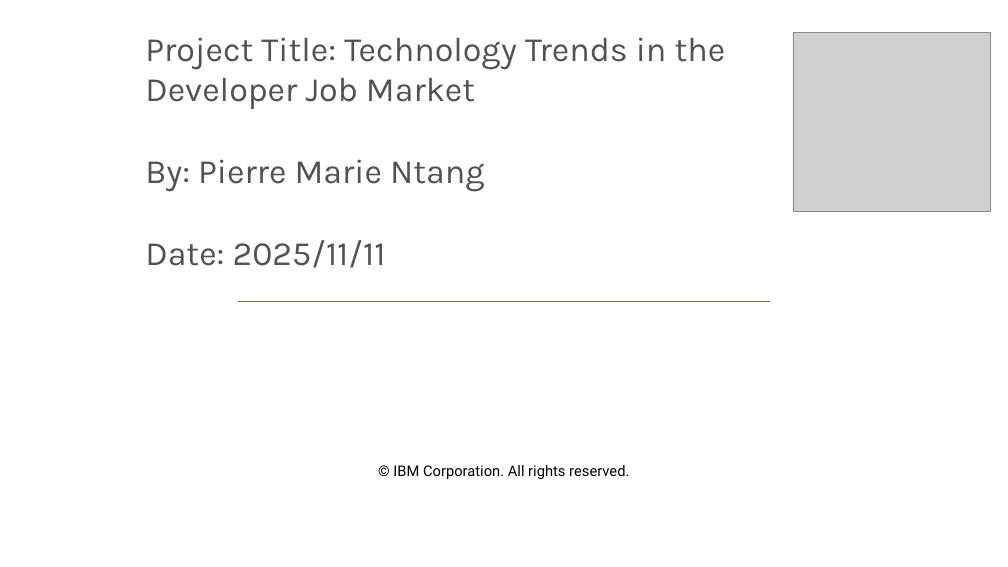
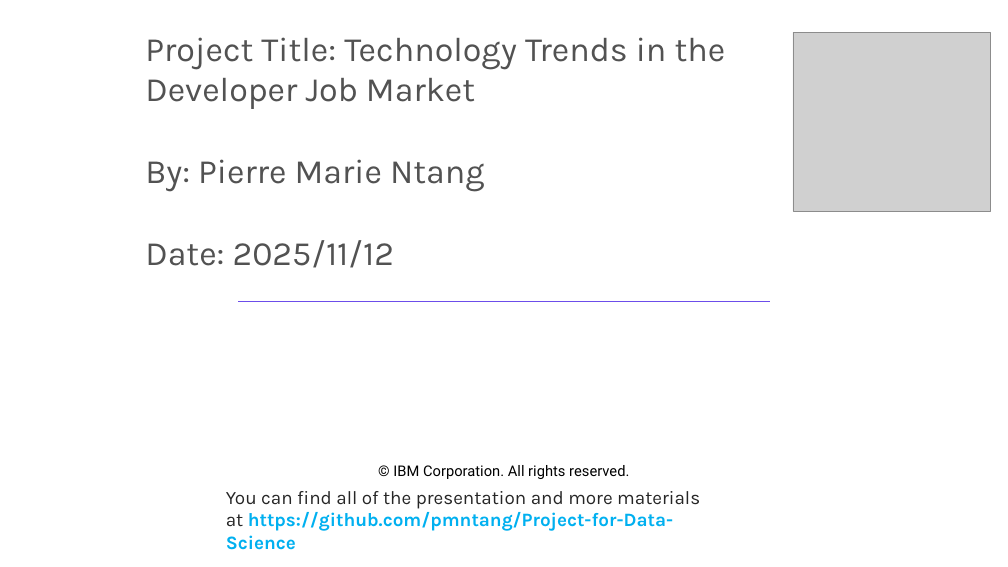
Before and after one commit to pmntang/Project-for-Data-Science, a slide deck: slide 1 of DataAnalystPresentation.pptx. Drawn at 1008x567 pixels with LibreOffice and Linux fonts; fonts in the diff are those of the drawing; grey boxes stand for pictures; background and template pictures are left out. Boxes give left, top, right and bottom in pixels: in the first picture for what was removed or moved away, otherwise in the second. Text is boxed around its words. In the diff, an @@ line names an element or a change of style, - is before the commit and + after.

Commit message:
Final project to submit for course Number 9 (Npower Canada/IBM certification)

```diff
--- a/DataAnalystPresentation.pptx
+++ b/DataAnalystPresentation.pptx
@@ title at [145, 37, 726, 268]: text changed @@
-Project Title: Technology Trends in the Developer Job Market
-By: Pierre Marie Ntang
-Date: 2025/11/11
+Project Title: Technology Trends in the Developer Job Market
+By: Pierre Marie Ntang
+Date: 2025/11/12
@@ text added at [226, 491, 700, 531], 18 pt, text #00B0F0, bold @@
+You can find all of the presentation and more materials at https://github.com/pmntang/Project-for-Data-Science
```
Also in this commit, not shown: 2 other files.
